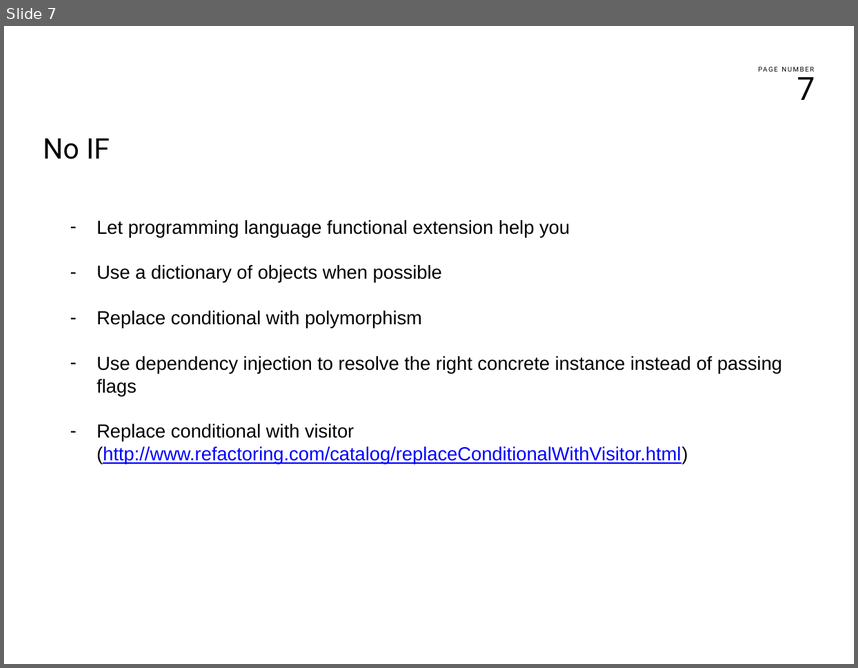
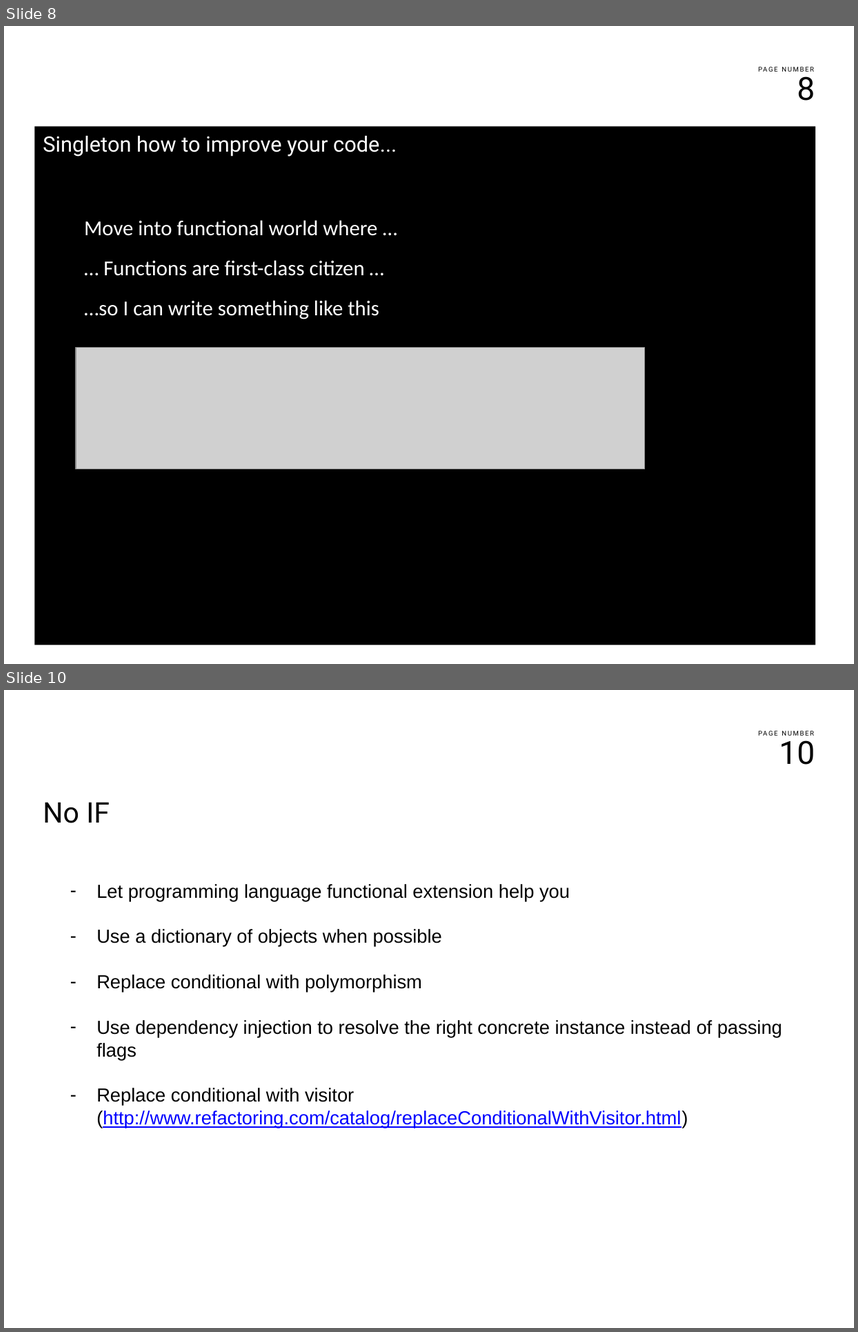
Before and after one commit to kentoo/NoIF, a slide deck: docs/noif.pptx. Shown one above the other, each under a label of ours: slide 7 before the commit, slides 8 and 10 after it; the slides between them are not shown. The pictures are 858x668 and 858x1332 pixels, drawn with LibreOffice and Linux fonts; fonts in the diff are those of the drawing; grey boxes stand for pictures; background and template pictures are left out. Boxes give left, top, right and bottom in pixels: in the first picture for what was removed or moved away, otherwise in the second. Text is boxed around its words. In the diff, an @@ line names an element or a change of style, - is before the commit and + after.

Commit message:
adding singleton slides.

```diff
--- a/docs/noif.pptx
+++ b/docs/noif.pptx
@@ slide 8 added at <box>4,26,854,664</box>, background #FFFFFF; not listed: 2 template elements that a slide beside it also shows @@
@@ text added at <box>34,126,816,645</box>, fill #000000, 18 pt, text #FFFFFF @@
+Singleton how to improve your code...
@@ text added at <box>84,220,377,236</box>, 18 pt, text #FFFFFF @@
+Move into functional world where …
@@ text added at <box>103,260,365,276</box>, 18 pt, text #FFFFFF @@
+… Functions are first-class citizen …
@@ text added at <box>84,300,379,319</box>, 18 pt, text #FFFFFF @@
+…so I can write something like this
@@ picture added at <box>75,348,644,469</box> @@
@@ what was slide 7 is now slide 10 @@
@@ page number at <box>779,735,815,765</box>: text changed @@
-7
+10
```
Also in this commit, not shown: 1 slide changed, 2 other slides added, 1 other file.
